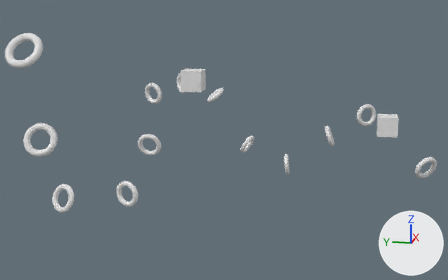
What one commit did to the Blender file core/blender/Levels/Beginner Levels/level23.blend.
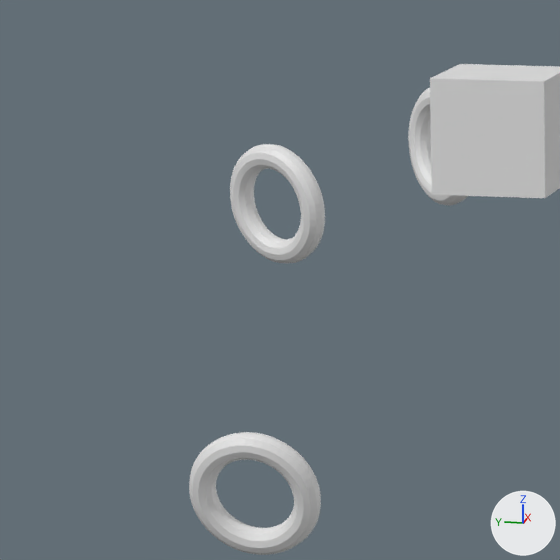
Old and new are each drawn from a camera (50 mm lens) standing at (-38.61, 30.22, 14.8) and looking at (28.68, 43.68, -2.02) and again close up on the part from 23% to 45% of the width and 20% to 56% of the height. The lights are fixed; the arrows at lower right show +X, +Y and +Z.

The older version as bpy lines, for what is in view:
```python
me_cube_001 = bpy.data.meshes.new('Cube.001')
me_cube_001.from_pydata(...)  # a box spanning x -1.0..1.0, y -1.0..1.0, z -1.0..1.0
me_gate_012 = bpy.data.meshes.new('Gate.012')
me_gate_012.from_pydata(...)  # a torus around z (ring radius 1.0, tube radius 0.25) spanning x -1.25..1.25, y -1.25..1.25, z -0.25..0.25
me_gate_013 = bpy.data.meshes.new('Gate.013')
me_gate_013.from_pydata(...)  # a torus around z (ring radius 1.0, tube radius 0.25) spanning x -1.25..1.25, y -1.25..1.25, z -0.25..0.25
ob_changepointsupgrade = bpy.data.objects.new('changePointsUpgrade', me_cube_001)
ob_changepointsupgrade.location = (20.0, 45.0, 6.0)
ob_gate_012 = bpy.data.objects.new('Gate.012', me_gate_012)
ob_gate_012.location = (29.0, 52.0, 3.0)
ob_gate_012.rotation_euler = (1.745, 0.785, -1.92)  # degrees (100, 45, -110)
ob_gate_013 = bpy.data.objects.new('Gate.013', me_gate_013)
ob_gate_013.location = (21.0, 50.0, -1.0)
ob_gate_013.rotation_euler = (1.833, 0.0, -1.571)  # degrees (105, 0, -90)
# also in view: 'Gate.011' at (31.0, 49.0, 4.0)
```
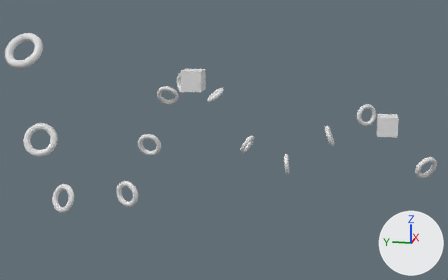
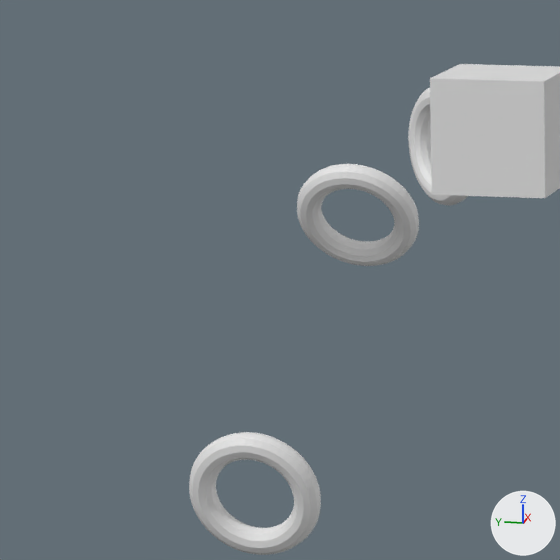
Location of each change, [x1, y1, x2, y2] in pixels of the close-ups (560 x 560 px):
'Gate.012', moved, turned: before [230, 144, 325, 263]; after [297, 164, 419, 266]

The change, as a list of edits to the scene's bpy script:
```text
Change ob_gate_012:
    ob_gate_012.location: (29.0, 52.0, 3.0) -> (28.0, 50.0, 3.0)
    ob_gate_012.rotation_euler: (1.745, 0.785, -1.92) -> (2.094, 0.0, -1.571)  # degrees (100, 45, -110) -> degrees (120, 0, -90)
```
